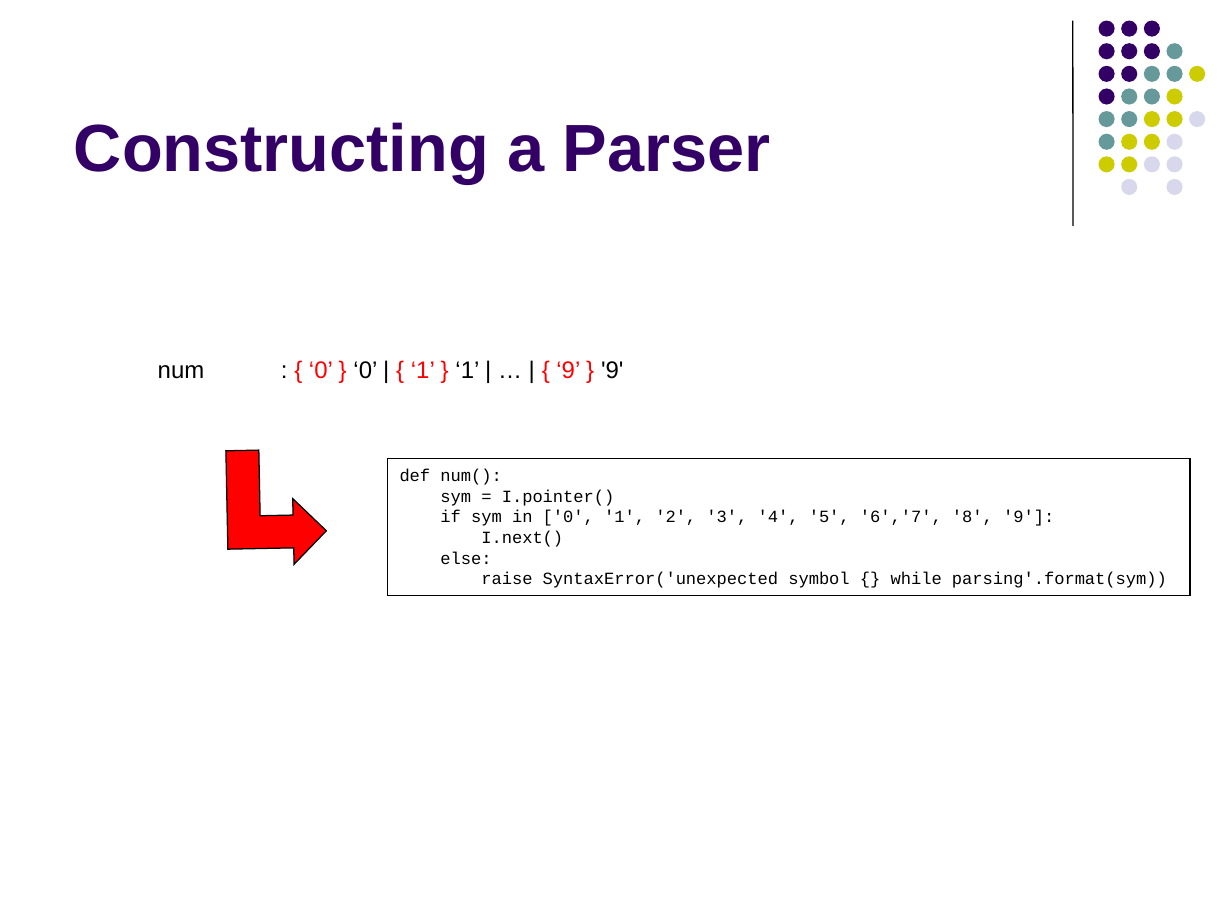
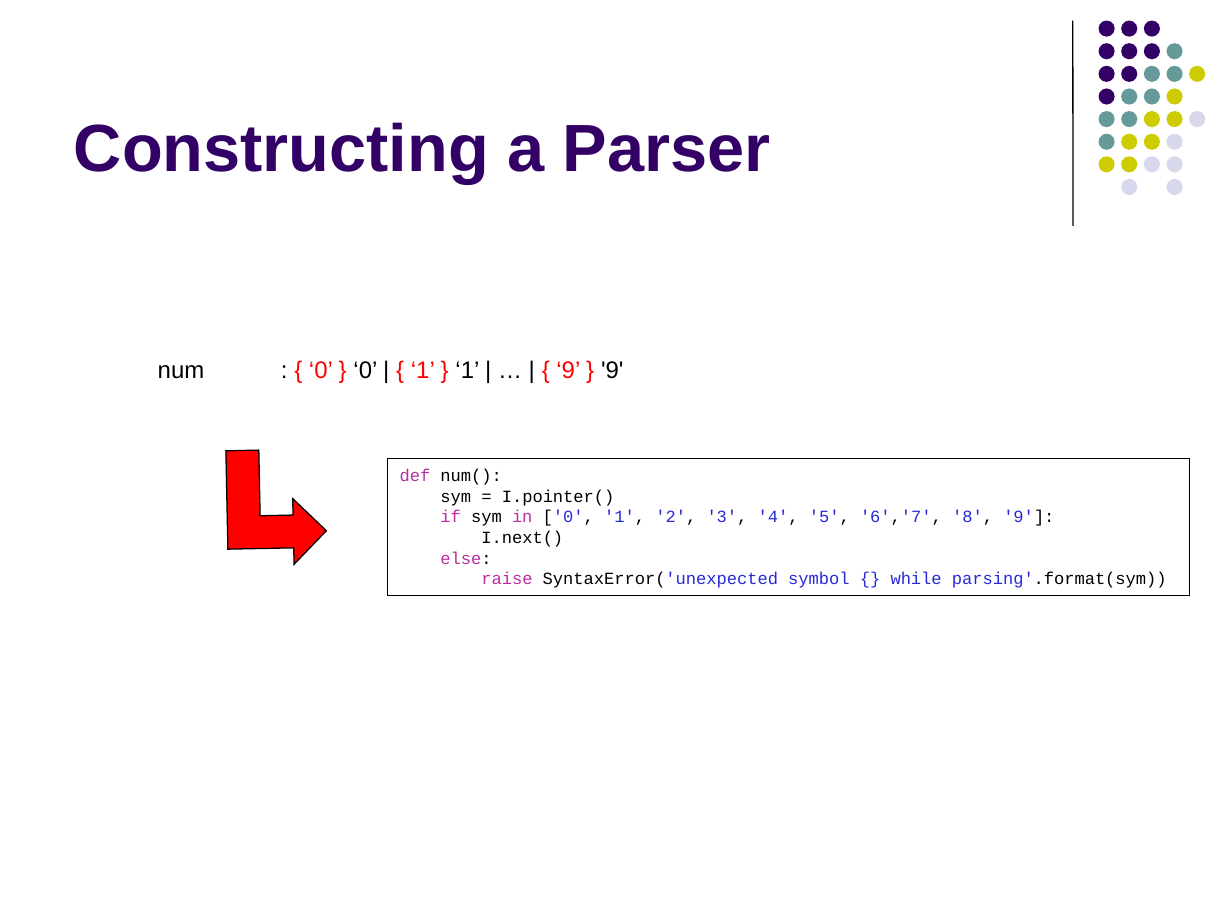
Before and after one commit to lutzhamel/CSC402, a slide deck: slide 23 of csc402-ln002.pptx. Drawn at 1232x924 pixels with LibreOffice and Linux fonts; fonts in the diff are those of the drawing. Boxes give left, top, right and bottom in pixels: in the first picture for what was removed or moved away, otherwise in the second. Text is boxed around its words. In the diff, an @@ line names an element or a change of style, - is before the commit and + after.

```diff
--- a/csc402-ln002.pptx
+++ b/csc402-ln002.pptx
@@ text in rectangle at (400, 469, 1167, 588): text colour #000000 to #BA2DA2 in "def", "if in", "else:", "raise"; text colour #000000 to #272AD8 in "['0', '1', '2', '3', '4', '5', '6','7', ...", "SyntaxError('unexpected symbol {} while parsing'.format(sym) ..." @@
```
Also in this commit, not shown: 5 other slides changed, 1 other file.
